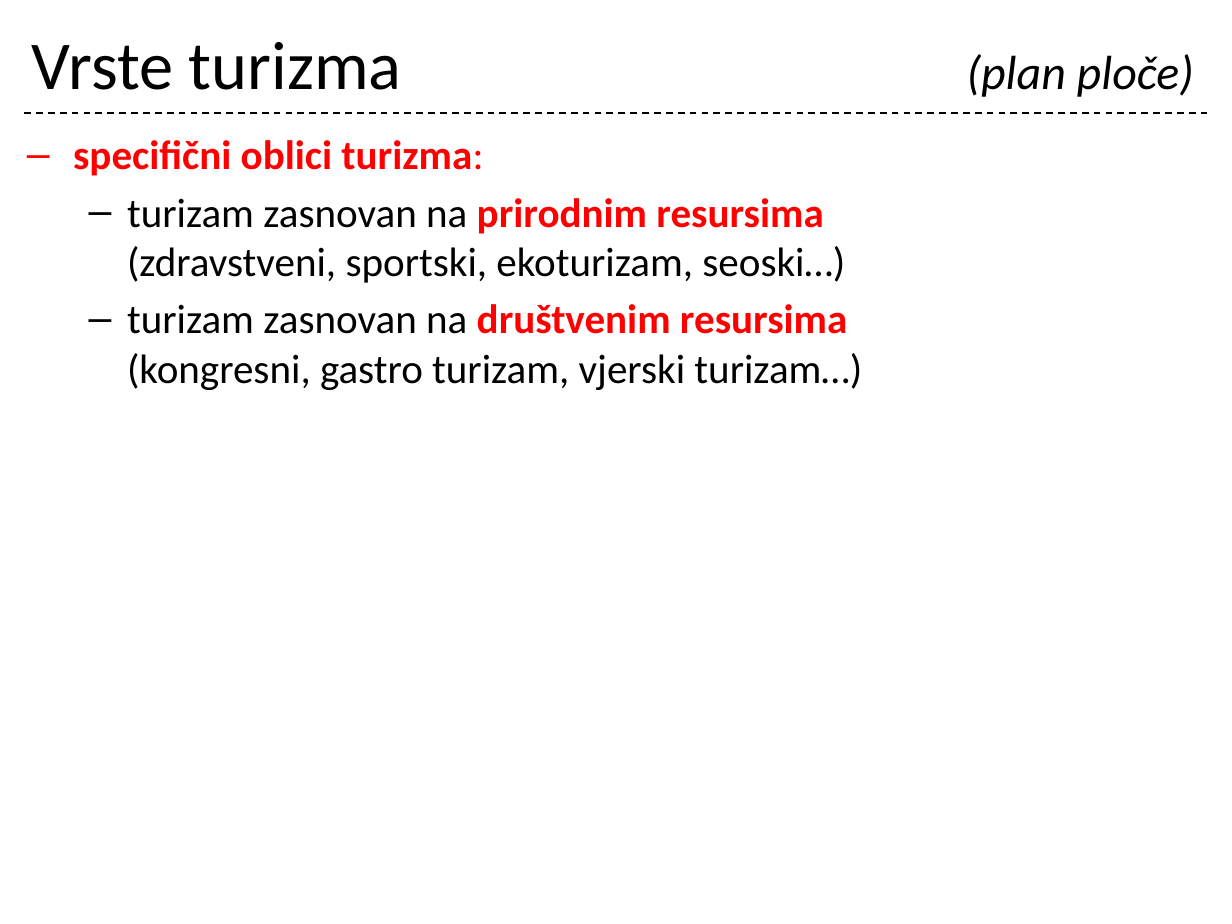
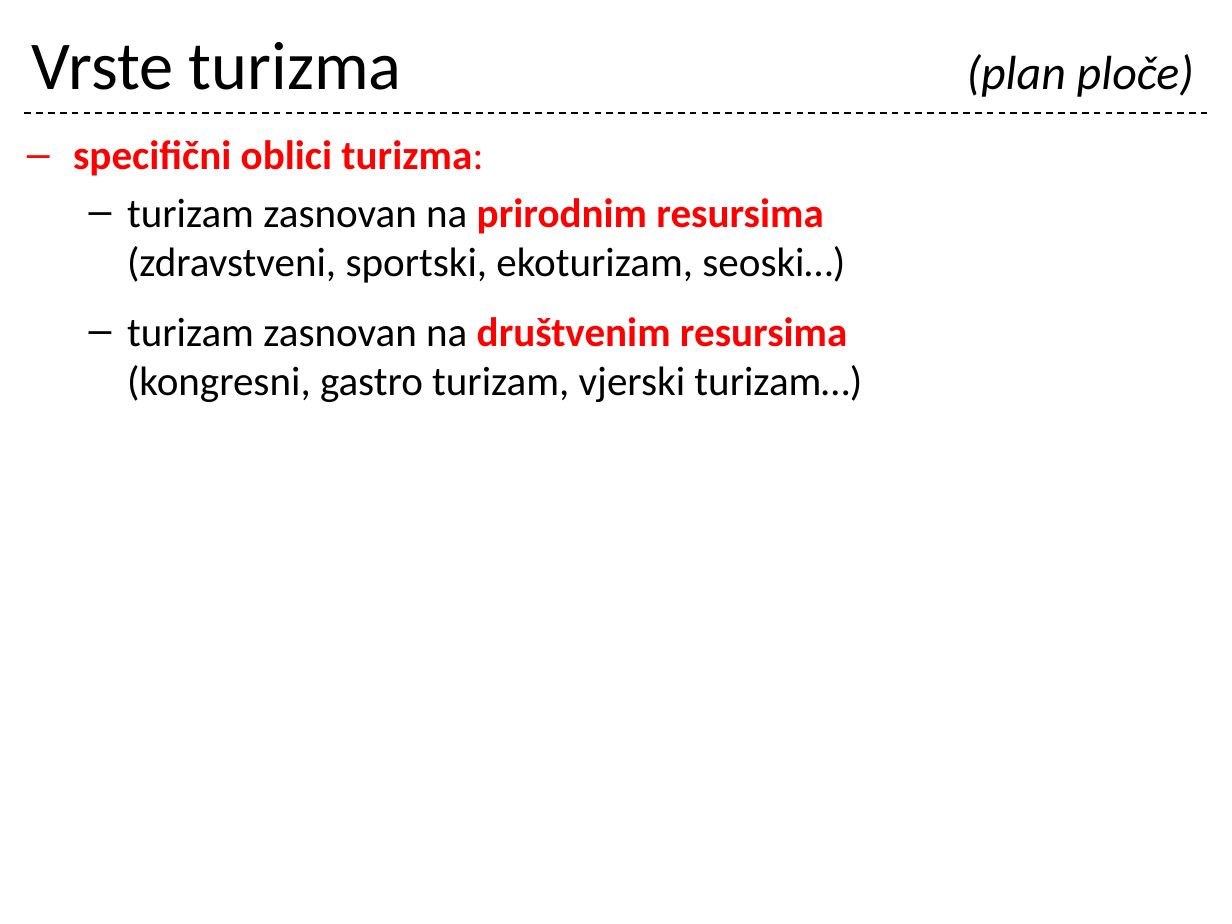
Before and after one commit to cornx/print, a slide deck: slide 32 of data/prezentacije/osnove_turizma/001_Turizam_uvod.pptx (slide 30 before the commit). Drawn at 1232x924 pixels with LibreOffice and Linux fonts; fonts in the diff are those of the drawing. Boxes give left, top, right and bottom in pixels: in the first picture for what was removed or moved away, otherwise in the second. Text is boxed around its words. In the diff, an @@ line names an element or a change of style, - is before the commit and + after.

```diff
--- a/data/prezentacije/osnove_turizma/001_Turizam_uvod.pptx
+++ b/data/prezentacije/osnove_turizma/001_Turizam_uvod.pptx
@@ text at [127,317,862,402]: more space between paragraphs @@
```
Also in this commit, not shown: 8 other slides changed, 2 slides added.
